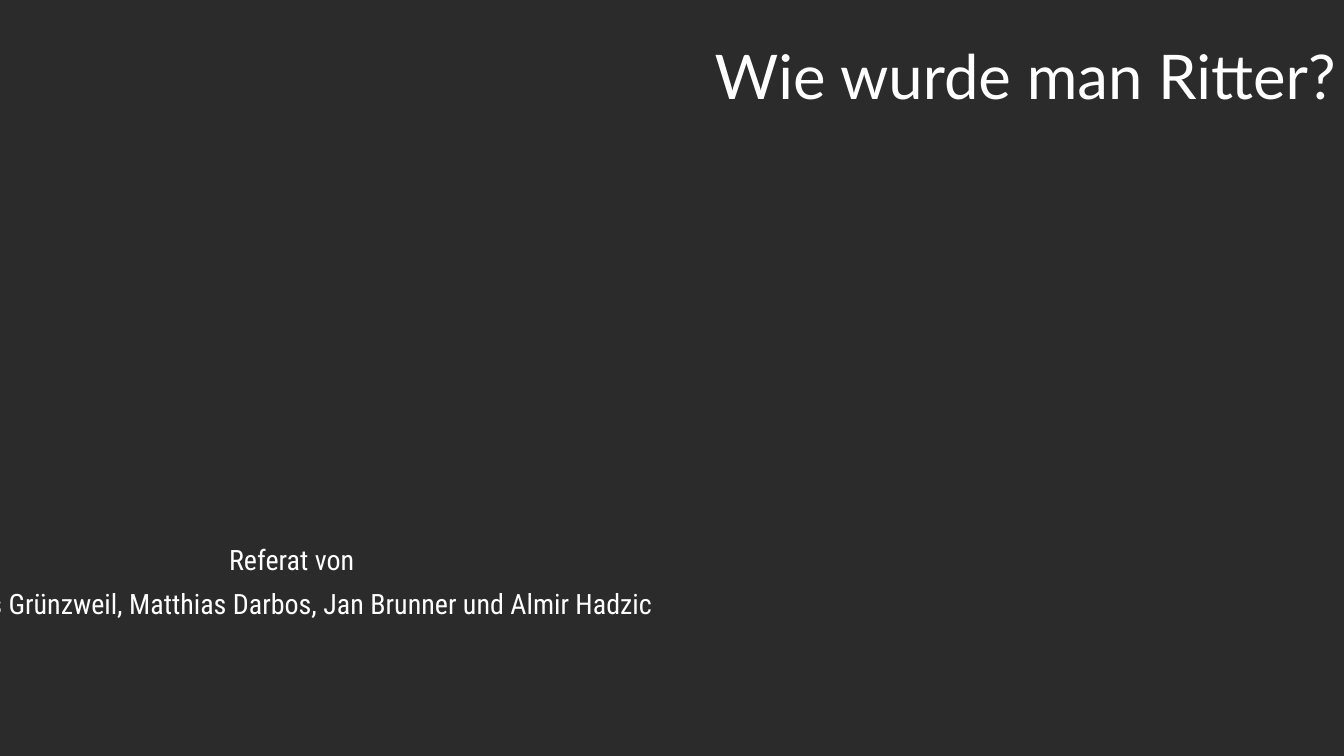
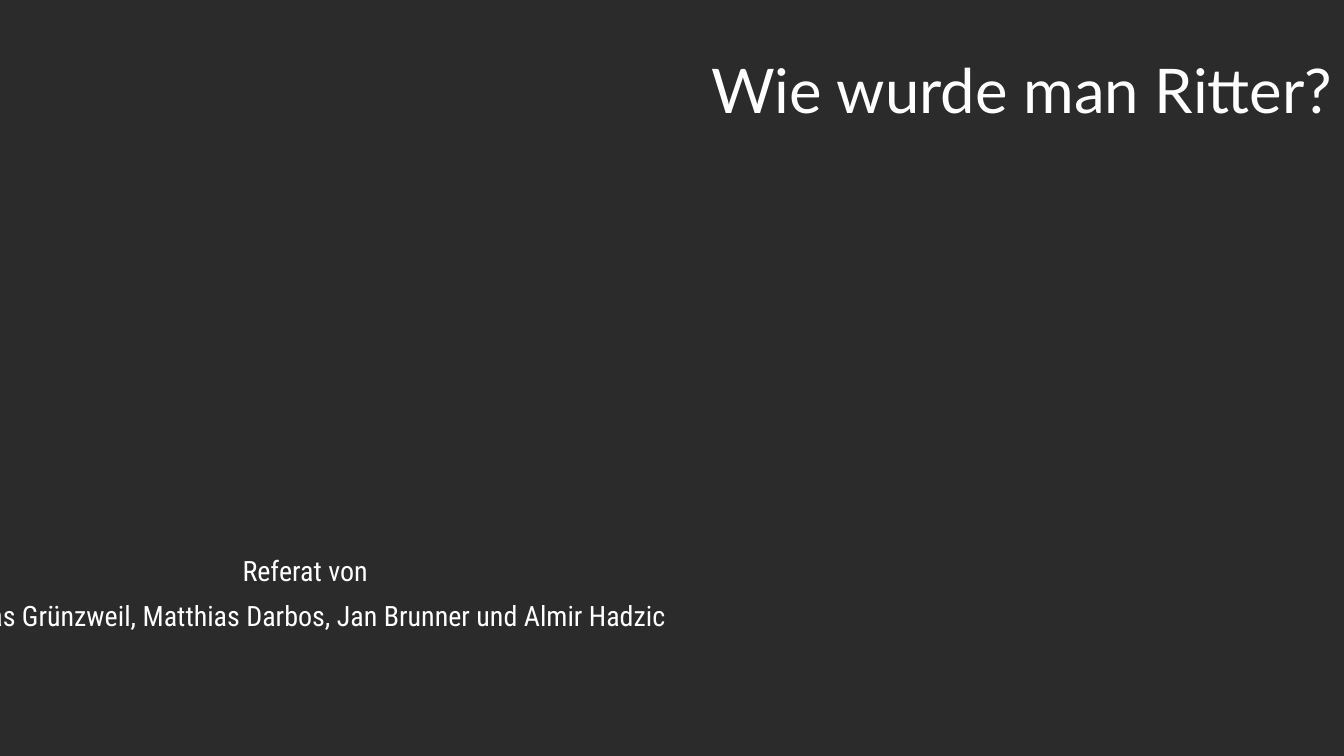
Before and after one commit to lGruenzweilHTL/HTL-Leonding-Year2, a slide deck: slide 2 of Deutsch/Referate/Ritter/Wie wurde man Ritter.pptx. Drawn at 1344x756 pixels with LibreOffice and Linux fonts; fonts in the diff are those of the drawing; background and template pictures are left out; a plain dark background stands for a picture behind light text. Boxes give left, top, right and bottom in pixels: in the first picture for what was removed or moved away, otherwise in the second. Text is boxed around its words. In the diff, an @@ line names an element or a change of style, - is before the commit and + after.

Commit message:
Deutsch Referat update

```diff
--- a/Deutsch/Referate/Ritter/Wie wurde man Ritter.pptx
+++ b/Deutsch/Referate/Ritter/Wie wurde man Ritter.pptx
@@ title "Wie wurde man Ritter?": place and size @@
-title "Wie wurde man Ritter?" at <box>715,53,1335,100</box>
+title "Wie wurde man Ritter?" at <box>711,67,1332,114</box>
@@ subtitle "Referat von": place and size @@
-subtitle "Referat von" at <box>9,548,651,618</box>
+subtitle "Referat von" at <box>22,559,665,630</box>
```
Also in this commit, not shown: 5 slides added.
